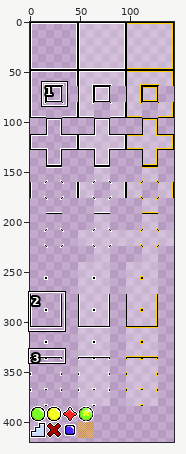
One commit to this sprite sheet: public/assets/textures/ui/minimap.png. The picture above shows the old version from afar; the outline marks the close-up.
Close-up. Old version:
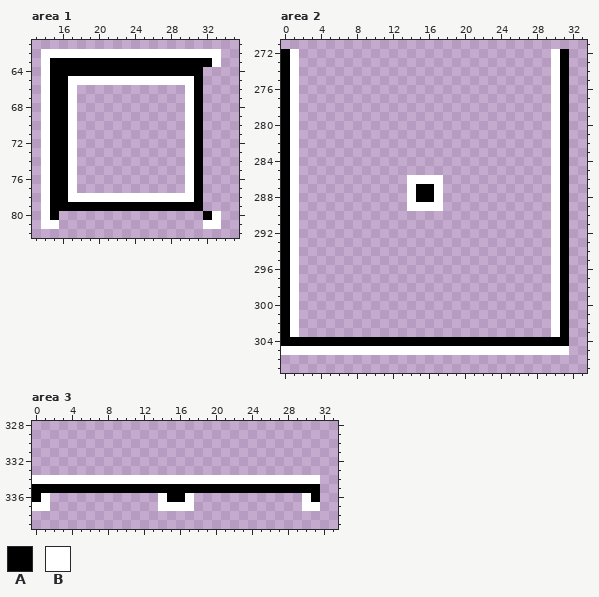
The file is 144x448 pixels. Pixels under 10% opacity are left out. Shown: area 1: x 13..35, y 61..82; area 2: x 0..33, y 271..307; area 3: x 0..33, y 328..339. The wide view leaves out empty margins. The commit also changed other parts of the picture, which this record leaves out.
Palette (. is transparent): A #000000  B #ffffff
Pixels before, area 1, first column x 14:
62 BBBBBBBBBBBBBBBBBBBB
63 BAAAAAAAAAAAAAAAAAAB
64 BAAAAAAAAAAAAAAAAA..
65 BAABBBBBBBBBBBBBBA..
66 BAAB............BA..
67 BAAB............BA..
68 BAAB............BA..
69 BAAB............BA..
70 BAAB............BA..
71 BAAB............BA..
72 BAAB............BA..
73 BAAB............BA..
74 BAAB............BA..
75 BAAB............BA..
76 BAAB............BA..
77 BAAB............BA..
78 BAABBBBBBBBBBBBBBA..
79 BAAAAAAAAAAAAAAAAA..
80 BA................AB
81 BB................BB
Pixels before, area 2, first column x 0:
272 AB............................BA
273 AB............................BA
274 AB............................BA
275 AB............................BA
276 AB............................BA
277 AB............................BA
278 AB............................BA
279 AB............................BA
280 AB............................BA
281 AB............................BA
282 AB............................BA
283 AB............................BA
284 AB............................BA
285 AB............................BA
286 AB............BBBB............BA
287 AB............BAAB............BA
288 AB............BAAB............BA
289 AB............BBBB............BA
290 AB............................BA
291 AB............................BA
292 AB............................BA
293 AB............................BA
294 AB............................BA
295 AB............................BA
296 AB............................BA
297 AB............................BA
298 AB............................BA
299 AB............................BA
300 AB............................BA
301 AB............................BA
302 AB............................BA
303 AB............................BA
304 AAAAAAAAAAAAAAAAAAAAAAAAAAAAAAAA
305 BBBBBBBBBBBBBBBBBBBBBBBBBBBBBBBB
Pixels before, area 3, first column x 0:
334 BBBBBBBBBBBBBBBBBBBBBBBBBBBBBBBB
335 AAAAAAAAAAAAAAAAAAAAAAAAAAAAAAAA
336 AB............BAAB............BA
337 BB............BBBB............BB
After:
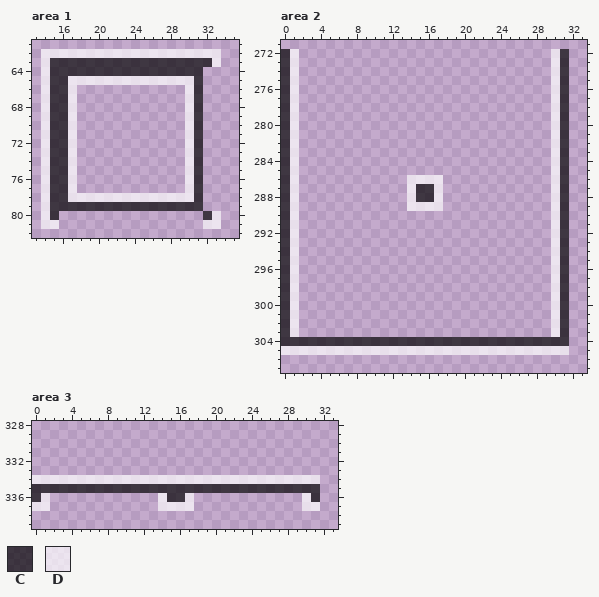
Colours new in this view: C #000000ad  D #ffffffad
Difference:
Changed rows in their new state; - is an unchanged pixel.
Area 1:
first column x 14:
62 DDDDDDDDDDDDDDDDDDDD
63 DCCCCCCCCCCCCCCCCCCD
64 DCCCCCCCCCCCCCCCCC--
65 DCCDDDDDDDDDDDDDDC--
66 DCCD------------DC--
67 DCCD------------DC--
68 DCCD------------DC--
69 DCCD------------DC--
70 DCCD------------DC--
71 DCCD------------DC--
72 DCCD------------DC--
73 DCCD------------DC--
74 DCCD------------DC--
75 DCCD------------DC--
76 DCCD------------DC--
77 DCCD------------DC--
78 DCCDDDDDDDDDDDDDDC--
79 DCCCCCCCCCCCCCCCCC--
80 DC----------------CD
81 DD----------------DD
Area 2:
first column x 0:
272 CD----------------------------DC
273 CD----------------------------DC
274 CD----------------------------DC
275 CD----------------------------DC
276 CD----------------------------DC
277 CD----------------------------DC
278 CD----------------------------DC
279 CD----------------------------DC
280 CD----------------------------DC
281 CD----------------------------DC
282 CD----------------------------DC
283 CD----------------------------DC
284 CD----------------------------DC
285 CD----------------------------DC
286 CD------------DDDD------------DC
287 CD------------DCCD------------DC
288 CD------------DCCD------------DC
289 CD------------DDDD------------DC
290 CD----------------------------DC
291 CD----------------------------DC
292 CD----------------------------DC
293 CD----------------------------DC
294 CD----------------------------DC
295 CD----------------------------DC
296 CD----------------------------DC
297 CD----------------------------DC
298 CD----------------------------DC
299 CD----------------------------DC
300 CD----------------------------DC
301 CD----------------------------DC
302 CD----------------------------DC
303 CD----------------------------DC
304 CCCCCCCCCCCCCCCCCCCCCCCCCCCCCCCC
305 DDDDDDDDDDDDDDDDDDDDDDDDDDDDDDDD
Area 3:
first column x 0:
334 DDDDDDDDDDDDDDDDDDDDDDDDDDDDDDDD
335 CCCCCCCCCCCCCCCCCCCCCCCCCCCCCCCC
336 CD------------DCCD------------DC
337 DD------------DDDD------------DD
